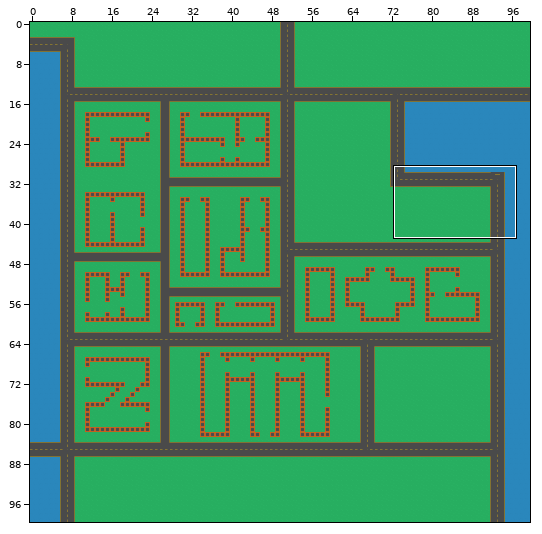
Tiled map (JSON) -- maps/00.json. Above: a wide view before the commit, with the close-up outlined.
Close-up. Before the edit:
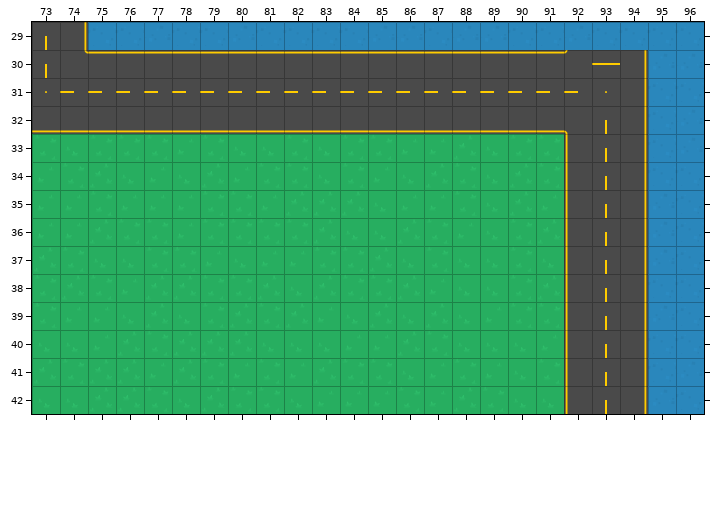
Cells are 64x64 px. Shown: x 73..96, y 29..42. The commit also changed other parts of the map, which this record leaves out.
Once edited:
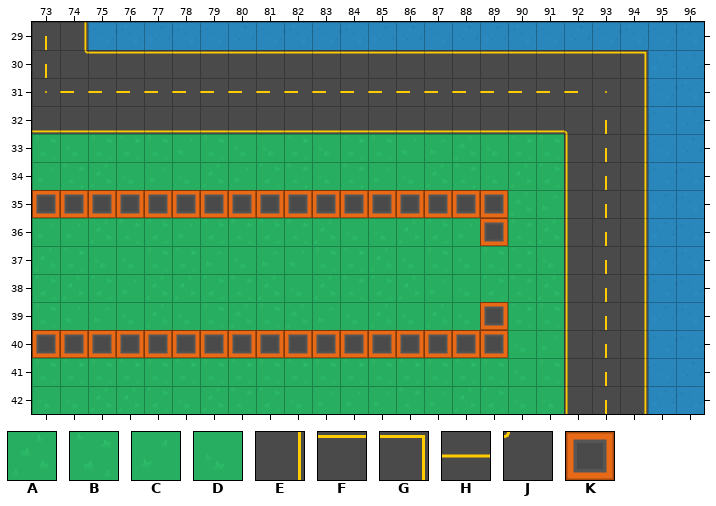
Key: from "tiles": A 0, B 1, C 2, D 3, E 28, F 29, G 33, H 55, J 58, K 195.
_ is an empty cell, . an unchanged one.
Difference:
--- layer "00"
@@ x 92..94 @@
-30 JHE
+30 FFG
@@ x 73..89 @@
-35 CCBCCCBBCAAADCCBD
-36 ................D
+35 KKKKKKKKKKKKKKKKK
+36 ................K
@@ x 73..89 @@
-39 ................C
-40 DDCABAAADDDCCABDD
+39 ................K
+40 KKKKKKKKKKKKKKKKK
Where, in picture pixels (left, top, right, bottom), the same in both close-ups:
changed: (565, 50, 647, 65)
changed: (32, 190, 508, 246)
changed: (32, 302, 508, 358)
